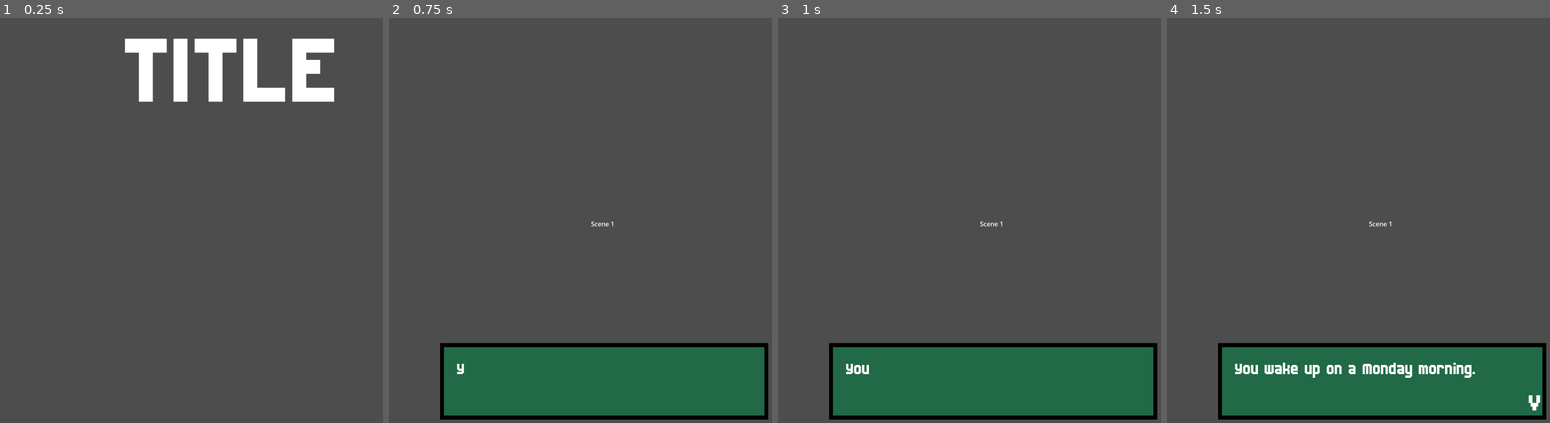
Above: before the commit, frames 1-4 (left to right).
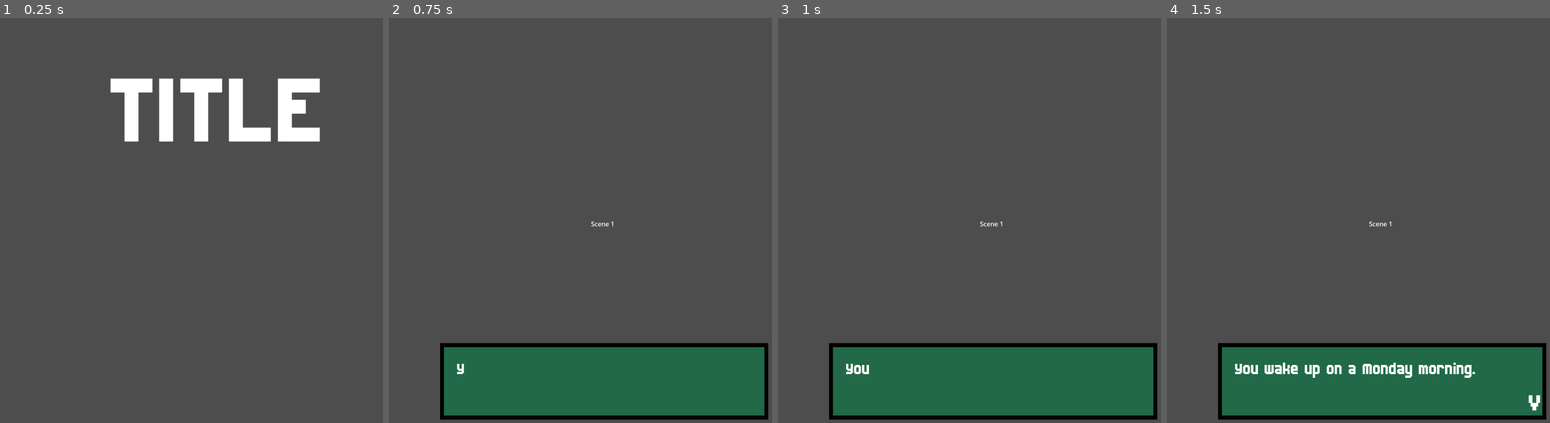
Above: after the commit, the same moments.

Repository: JacobL04/cyberworks
Game: Godot game, scene res://scenes/main.tscn
The game is run twice, just before and just after one commit, with the same random seed, the same clock (stepped at 60 frames per second) and the same inputs.
Inputs (mouse positions are in pixels of both pictures, inside the frame that each line leads up to; where the layout moved, square brackets give the same spot in the first picture):
- Up to frame 1 (0.25 s): no input
- Up to frame 2 (0.75 s): click (603, 208) [618, 151] at 0.5 s
- Up to frame 3 (1 s): no input
- Up to frame 4 (1.5 s): tap Enter (ui_accept) at 1.25 s

The runs differ from the first frame. In frame 1, 7.7% of the frame differs, in the area x 28-88%, y 5-31%; in frame 2, nothing differs; in frame 3, nothing differs; in frame 4, nothing differs.

Commit message:
add: centered main menu buttons

Diff:
--- a/cyber-works/scenes/start.tscn
+++ b/cyber-works/scenes/start.tscn
@@ -7,30 +7,32 @@
 script = ExtResource("1_u80x2")
 
 [node name="Label" type="Label" parent="."]
-offset_left = 296.0
-offset_right = 856.0
-offset_bottom = 301.0
+offset_left = 260.0
+offset_top = 100.0
+offset_right = 820.0
+offset_bottom = 380.0
+pivot_offset = Vector2(280, 140)
 theme_override_fonts/font = ExtResource("2_bodal")
 theme_override_font_sizes/font_size = 280
 text = "TITLE"
 
 [node name="StartBut" type="TextureButton" parent="."]
-offset_left = 448.0
-offset_top = 272.0
-offset_right = 704.0
-offset_bottom = 392.0
+offset_left = 412.0
+offset_top = 422.0
+offset_right = 668.0
+offset_bottom = 542.0
 
 [node name="SettingsBut" type="TextureButton" parent="."]
-offset_left = 448.0
-offset_top = 408.0
-offset_right = 704.0
-offset_bottom = 528.0
+offset_left = 412.0
+offset_top = 622.0
+offset_right = 668.0
+offset_bottom = 742.0
 
 [node name="QuitBut" type="TextureButton" parent="."]
-offset_left = 480.0
-offset_top = 544.0
-offset_right = 672.0
-offset_bottom = 632.0
+offset_left = 444.0
+offset_top = 822.0
+offset_right = 636.0
+offset_bottom = 910.0
 
 [connection signal="button_up" from="StartBut" to="." method="_on_start_but_button_up"]
 [connection signal="pressed" from="StartBut" to="." method="_on_start_but_pressed"]
